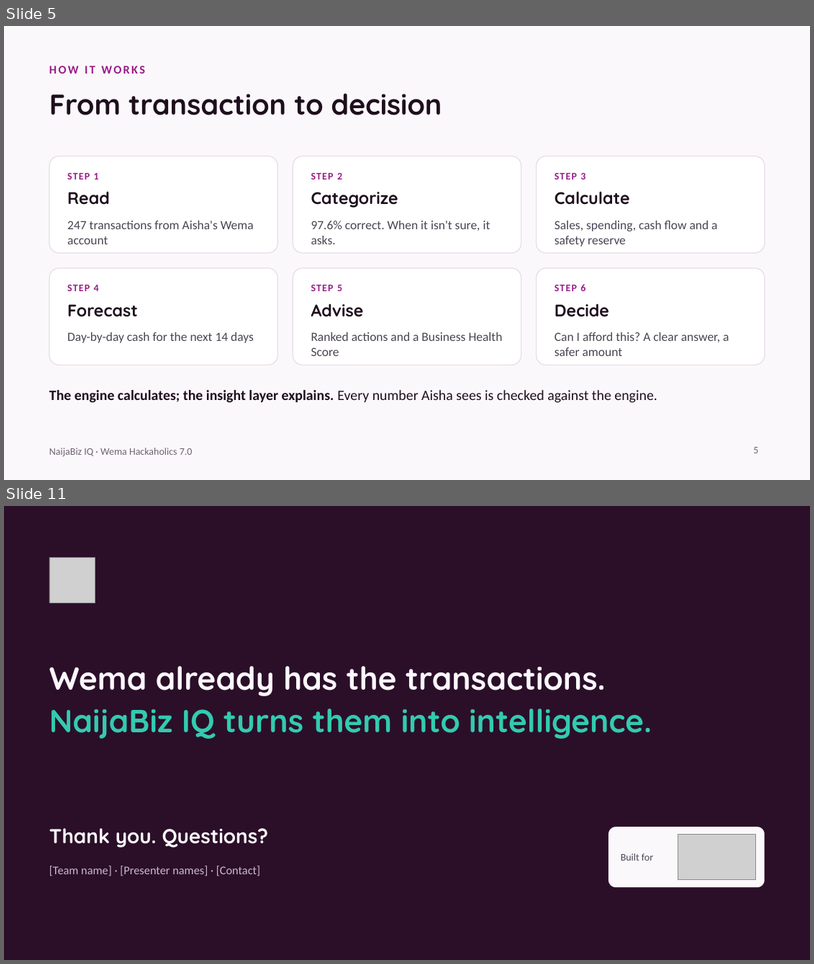
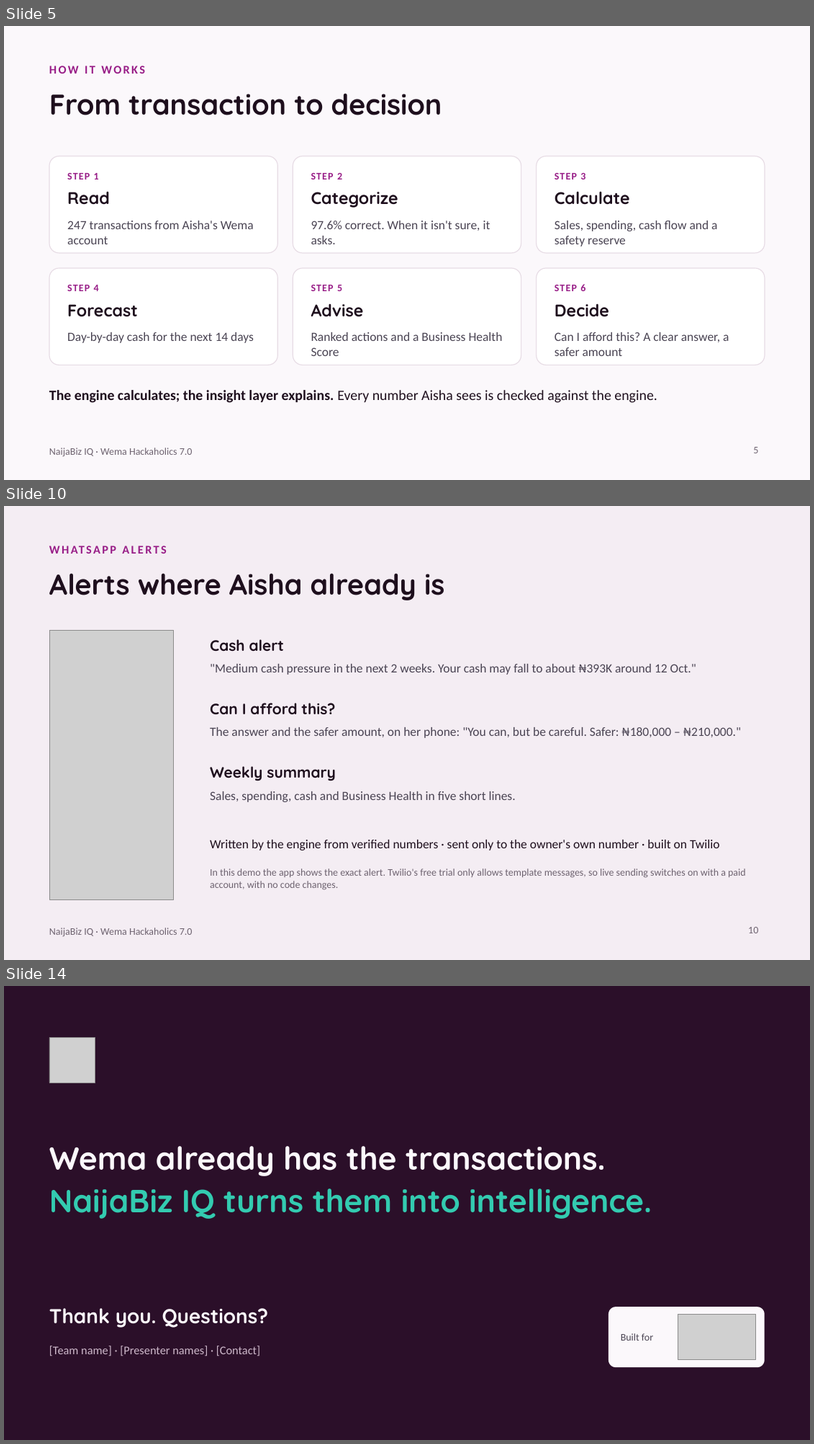
Before and after one commit to vinval-291/naijabiz-iq, a slide deck: pitch/NaijaBiz_IQ_Pitch.pptx. Shown one above the other, each under a label of ours: slides 5 and 11 before the commit, slides 5, 10 and 14 after it; the slides between them are not shown. The pictures are 814x964 and 814x1444 pixels, drawn with LibreOffice and Linux fonts; fonts in the diff are those of the drawing; grey boxes stand for pictures. Boxes give left, top, right and bottom in pixels: in the first picture for what was removed or moved away, otherwise in the second. Text is boxed around its words. In the diff, an @@ line names an element or a change of style, - is before the commit and + after.

```diff
--- a/pitch/NaijaBiz_IQ_Pitch.pptx
+++ b/pitch/NaijaBiz_IQ_Pitch.pptx
@@ slide 10 added at (4, 506, 810, 960), background #F4EDF3; not listed: 1 template element that a slide beside it also shows @@
@@ text added at (49, 542, 765, 566), 14 pt, text #981D87, bold @@
+WHATSAPP ALERTS
@@ title added at (49, 573, 445, 600), 34 pt, text #1E0F1D, bold @@
+Alerts where Aisha already is
@@ picture added at (49, 630, 174, 899) @@
@@ text added at (210, 639, 284, 651), 18 pt, text #1E0F1D, bold @@
+Cash alert
@@ text added at (210, 664, 697, 674), 15 pt, text #4A4453 @@
+"Medium cash pressure in the next 2 weeks. Your cash may fall to about ₦393K around 12 Oct."
@@ text added at (210, 703, 335, 715), 18 pt, text #1E0F1D, bold @@
+Can I afford this?
@@ text added at (210, 727, 741, 738), 15 pt, text #4A4453 @@
+The answer and the safer amount, on her phone: "You can, but be careful. Safer: ₦180,000 – ₦210,000."
@@ text added at (210, 766, 336, 781), 18 pt, text #1E0F1D, bold @@
+Weekly summary
@@ text added at (210, 791, 516, 802), 15 pt, text #4A4453 @@
+Sales, spending, cash and Business Health in five short lines.
@@ text added at (210, 839, 720, 850), 15 pt, text #1E0F1D @@
+Written by the engine from verified numbers · sent only to the owner's own number · built on Twilio
@@ text added at (210, 868, 746, 890), 12 pt, text #6E6370 @@
+In this demo the app shows the exact alert. Twilio's free trial only allows template messages, so live sending switches on with a paid account, with no code changes.
@@ page number added at (748, 926, 759, 933), 12 pt, text #6E6370 @@
+10
@@ what was slide 11 is now slide 14 @@
```
Also in this commit, not shown: 4 slides changed, 2 other slides added.
